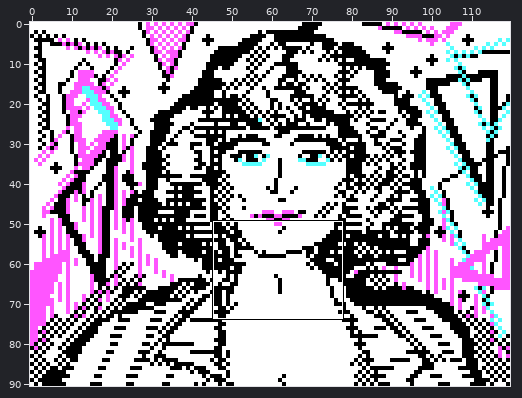
Pixel-art file -- EllenRough2.aseprite. Above: a wide view before the commit, with the close-up outlined.
Close-up. Before:
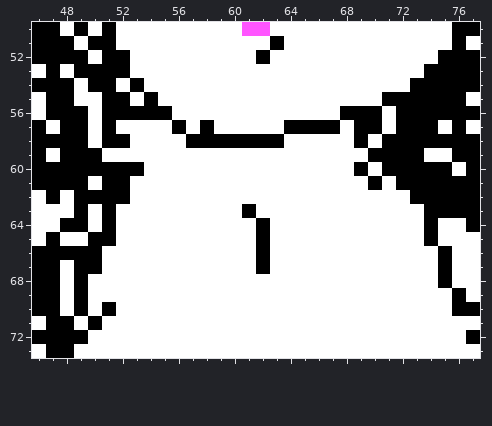
120x91 pixels, 1 frame. Shown: x 46..77, y 50..73.
The result:
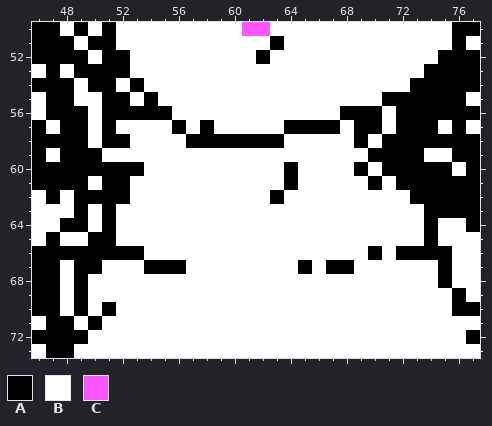
Palette (. is transparent): A #000000  B #ffffff  C #ff55ff
Changes in this commit:
Changed rows in their new state; - is an unchanged pixel.
Layer "Layer 8":
first column x 51:
60 -------------A----------
61 -------------A----------
62 ------------A-----------
63 ----------B-------------
64 -----------B------------
65 -----------B------------
66 AAA--------B-------A-AAA
67 ---AAA-----B--A-AA------
Boxes around the changes in both close-ups, in picture pixels (x1, y1, x2, y2):
changed: (242, 162, 438, 274)
changed: (102, 246, 186, 274)
